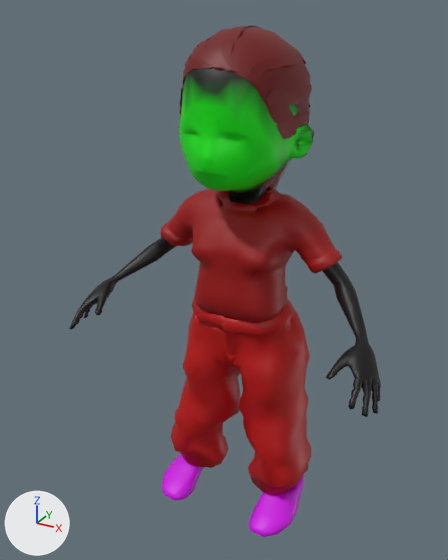
An edit to the glTF model client/assets/people/studentkinja.glb, drawn before and after from the same camera.
Both versions are drawn from a 50 mm camera at (0.777, -1.574, 1.5) aimed at (-0.057, -0.058, 0.741). Arrows for +X, +Y and +Z are at lower left; the lights stay in place. The older version comes first. Vertices at exactly the same position are counted once.

Before the edit, the objects in view are built like this:
```python
me_base_004 = bpy.data.meshes.new('base.004')
me_base_004.from_pydata(...)  # 5229 vertices, 8894 faces; spans x -0.492..0.492, y -0.327..0.25, z -0.023..1.457
me_base_004.materials.append(mat_person_004)
ob_body = bpy.data.objects.new('Body', me_base_004)
ob_body.location = (0.0, 0.0, 0.0)
```
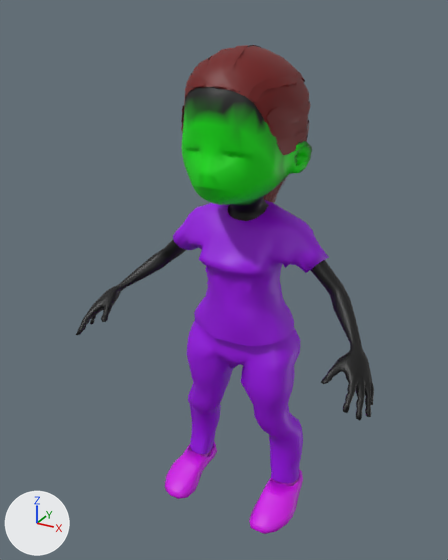
Where the change shows, as pixel boxes [x1, y1, x2, y2] in the pictures (448 x 560 px; the box of a moved part takes in the faces that stretch with it):
'Body', reshaped
    before: [69, 25, 381, 537]
    after: [76, 45, 374, 534]
part 1 of me_base_004, rebuilt (14% narrower, 7% taller)
    before: [161, 187, 343, 323]
    after: [173, 200, 329, 346]
part 2 of me_base_004, rebuilt (17% narrower, 18% shorter)
    before: [171, 297, 311, 495]
    after: [187, 321, 303, 483]
part 3 of me_base_004, rebuilt (mostly hidden)
    before: [265, 166, 286, 188]
    after: [264, 179, 285, 203]
part 4 of me_base_004, rebuilt
    before: [179, 26, 311, 139]
    after: [181, 46, 309, 155]
part 5 of me_base_004, rebuilt
    before: [249, 475, 304, 537]
    after: [249, 469, 303, 534]
part 6 of me_base_004, rebuilt
    before: [161, 454, 204, 501]
    after: [165, 442, 217, 499]
part 7 of me_base_004, rebuilt (not visible before)
    after: [193, 449, 212, 458]
part 8 of me_base_004, rebuilt (not visible before)
    after: [273, 480, 297, 486]
part 9 of me_base_004, rebuilt (10% narrower, 6% shorter)
    before: [184, 54, 204, 69]
    after: [186, 73, 204, 87]
part 10 of me_base_004, rebuilt
    before: [196, 37, 225, 69]
    after: [198, 57, 226, 88]
part 11 of me_base_004, rebuilt
    before: [266, 84, 312, 106]
    after: [248, 72, 305, 102]
part 12 of me_base_004, rebuilt
    before: [221, 25, 260, 72]
    after: [223, 45, 260, 91]
part 13 of me_base_004, rebuilt
    before: [277, 103, 311, 137]
    after: [266, 101, 311, 124]
part 14 of me_base_004, moved or reshaped
    before: [69, 53, 381, 417]
    after: [76, 87, 374, 420]

Diff of the bpy script that builds the scene:
```diff
--- a/client/assets/people/studentkinja.glb.py
+++ b/client/assets/people/studentkinja.glb.py
@@ me_base_004 @@
 # used by ob_body; location = (0.0, 0.0, 0.0)
-me_base_004.from_pydata(...)  # 5229 vertices, 8894 faces; spans x -0.492..0.492, y -0.327..0.25, z -0.023..1.457
+me_base_004.from_pydata(...)  # 4641 vertices, 7696 faces; spans x -0.475..0.475, y -0.318..0.249, z -0.022..1.411
+# me_base_004 part 1: the loose piece of 1141 vertices spanning x -0.293..0.293, y -0.168..0.08, z 0.651..1.025 is rebuilt with 643 vertices and now spans x -0.253..0.252, y -0.153..0.096, z 0.579..0.984
+# me_base_004 part 2: the loose piece of 631 vertices spanning x -0.24..0.239, y -0.165..0.178, z 0.045..0.698 is rebuilt with 526 vertices and now spans x -0.21..0.207, y -0.133..0.088, z 0.057..0.611
+# me_base_004 part 3: the loose piece of 177 vertices spanning x -0.061..0.048, y 0.065..0.244, z 0.947..1.335 is rebuilt with 180 vertices and now spans x -0.061..0.048, y 0.066..0.243, z 0.912..1.291
+# me_base_004 part 4: the loose piece of 139 vertices spanning x -0.164..0.161, y -0.223..0.212, z 1.05..1.456 is rebuilt with 141 vertices and now spans x -0.163..0.158, y -0.217..0.213, z 1.011..1.409
+# me_base_004 part 5: the loose piece of 94 vertices spanning x 0.111..0.241, y -0.244..0.036, z -0.022..0.073 is rebuilt with 95 vertices and now spans x 0.108..0.235, y -0.233..0.037, z -0.021..0.071
+# me_base_004 part 6: the loose piece of 94 vertices spanning x -0.241..-0.111, y -0.244..0.035, z -0.023..0.073 is rebuilt with 94 vertices and now spans x -0.235..-0.108, y -0.232..0.036, z -0.022..0.072
+# me_base_004 part 7: the loose piece of 53 vertices spanning x -0.209..-0.121, y -0.109..0.027, z 0.021..0.152 is rebuilt with 51 vertices and now spans x -0.204..-0.117, y -0.103..0.028, z 0.022..0.148
+# me_base_004 part 8: the loose piece of 52 vertices spanning x 0.122..0.209, y -0.109..0.027, z 0.021..0.153 is rebuilt with 53 vertices and now spans x 0.119..0.203, y -0.102..0.028, z 0.021..0.149
+# me_base_004 part 9: the loose piece of 30 vertices spanning x -0.151..-0.022, y -0.219..0.147, z 1.285..1.39 is rebuilt with 31 vertices and now spans x -0.149..-0.023, y -0.214..0.148, z 1.241..1.345
+# me_base_004 part 10: the loose piece of 30 vertices spanning x -0.091..0.035, y -0.225..0.135, z 1.352..1.437 is rebuilt with 32 vertices and now spans x -0.092..0.035, y -0.219..0.134, z 1.308..1.39
+# me_base_004 part 11: the loose piece of 29 vertices spanning x 0.047..0.162, y -0.172..0.143, z 1.275..1.323 is rebuilt with 27 vertices and now spans x 0.047..0.14, y -0.198..0.139, z 1.287..1.344
+# me_base_004 part 12: the loose piece of 26 vertices spanning x -0.01..0.066, y -0.217..0.136, z 1.358..1.457 is rebuilt with 26 vertices and now spans x -0.01..0.066, y -0.21..0.137, z 1.314..1.411
+# me_base_004 part 13: the loose piece of 25 vertices spanning x 0.043..0.164, y -0.146..0.148, z 1.198..1.301 is rebuilt with 28 vertices and now spans x 0.047..0.161, y -0.167..0.144, z 1.23..1.278
+# me_base_004 part 14: 1741 vertices removed from x -0.492..0.492, y -0.327..0.152, z 0.12..1.445; 2010 vertices added at x -0.475..0.475, y -0.318..0.249, z 0.55..1.398
+# other edits to the shape of me_base_004 do not show in these pictures
 me_base_004.materials.append(mat_person_004)
```
